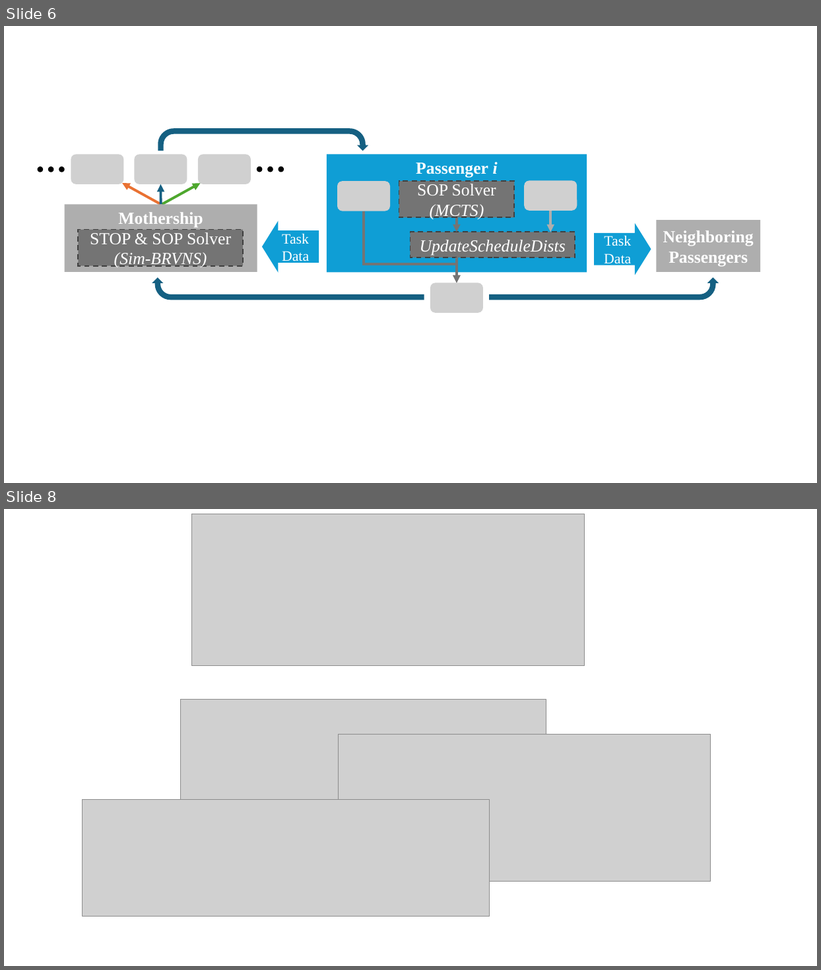
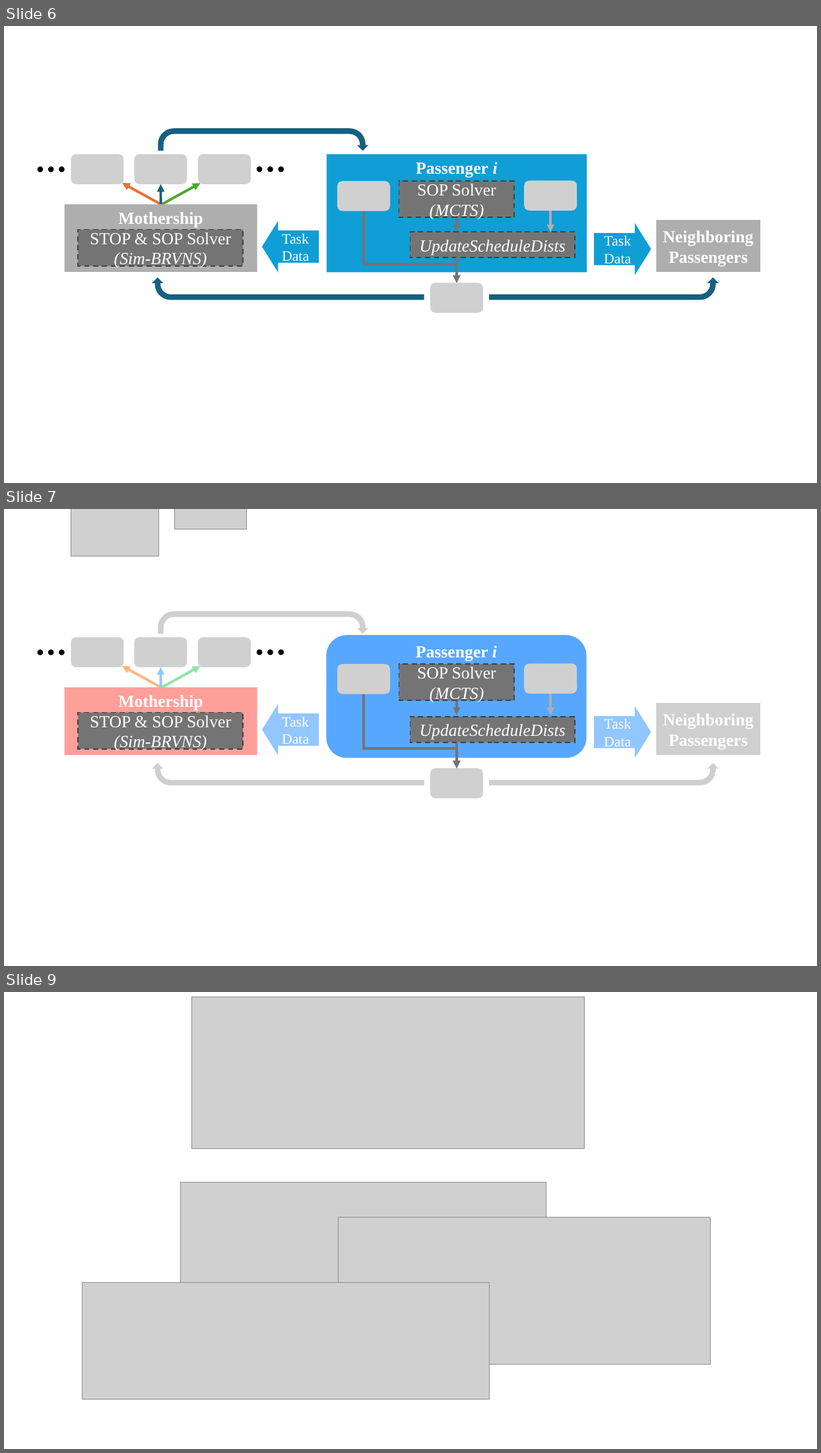
Before and after one commit to natbut/mcts-smop, a slide deck: docs/MOTHERSHIP_ICRA25_Figures_Prese.pptx. Shown one above the other, each under a label of ours: slides 6 and 8 before the commit, slides 6, 7 and 9 after it; the slides between them are not shown. The pictures are 821x970 and 821x1453 pixels, drawn with LibreOffice and Linux fonts; fonts in the diff are those of the drawing; grey boxes stand for pictures. Boxes give left, top, right and bottom in pixels: in the first picture for what was removed or moved away, otherwise in the second. Text is boxed around its words. In the diff, an @@ line names an element or a change of style, - is before the commit and + after.

```diff
--- a/docs/MOTHERSHIP_ICRA25_Figures_Prese.pptx
+++ b/docs/MOTHERSHIP_ICRA25_Figures_Prese.pptx
@@ slide 7 added at (4,509,817,966), background #FFFFFF @@
@@ picture added at (71,509,159,557) @@
@@ picture added at (175,509,247,529) @@
@@ uturn arrow added at (158,611,368,634), fill #CFCFCF @@
@@ group added at (64,638,257,755): 3 arrows, 3 pictures, 2 rectangles @@
+Mothership
+STOP & SOP Solver
+(Sim-BRVNS)
@@ rounded rectangle added at (327,635,587,758), fill #57A7FF, 20 pt, text #FFFFFF, bold @@
+Passenger i
@@ ellipse added at (38,650,43,656), fill #000000 @@
@@ ellipse added at (48,650,54,656), fill #000000 @@
@@ ellipse added at (59,650,64,656), fill #000000 @@
@@ ellipse added at (257,650,262,655), fill #000000 @@
@@ ellipse added at (267,650,273,655), fill #000000 @@
@@ ellipse added at (279,650,284,655), fill #000000 @@
@@ picture added at (338,665,391,694) @@
@@ rectangle added at (399,665,515,701), fill #747474, outline #404040 1.5 pt dashed, 20 pt, text #FFFFFF @@
+SOP Solver
+(MCTS)
@@ picture added at (524,664,578,694) @@
@@ left arrow added at (262,704,319,756), fill #92C6FF, 17 pt, text #FFFFFF @@
+Task Data
@@ elbow arrow added from (364, 694) to (457, 769), #747474 3 pt @@
@@ arrow added from (457, 700) to (457, 715), #747474 3 pt @@
@@ arrow added from (550, 694) to (550, 715), #AEAEAE 3 pt @@
@@ left arrow added at (595,706,651,758), fill #92C6FF, 17 pt, text #FFFFFF @@
+Task Data
@@ rectangle added at (657,703,761,755), fill #CFCFCF, 20 pt, text #FFFFFF, bold @@
+Neighboring Passengers
@@ rectangle added at (411,717,575,743), fill #747474, outline #404040 1.5 pt dashed, 20 pt, text #FFFFFF, italic @@
+UpdateScheduleDists
@@ arrow added from (457, 743) to (457, 769), #747474 3 pt @@
@@ freeform shape added at (152,763,424,786), fill #CFCFCF @@
@@ freeform shape added at (490,763,719,786), fill #CFCFCF @@
@@ picture added at (430,769,483,799) @@
@@ what was slide 8 is now slide 9 @@
```
Also in this commit, not shown: 2 slides changed, 1 other slide added, 2 other files.
